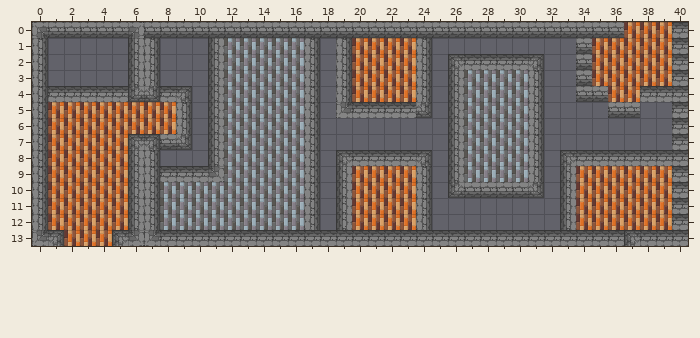
Tiled map: assets/data/arena_2.tmx. The first picture shows the starting point.
Cells are 16x16 px. Shown: x 0..40, y 0..13.
New version:
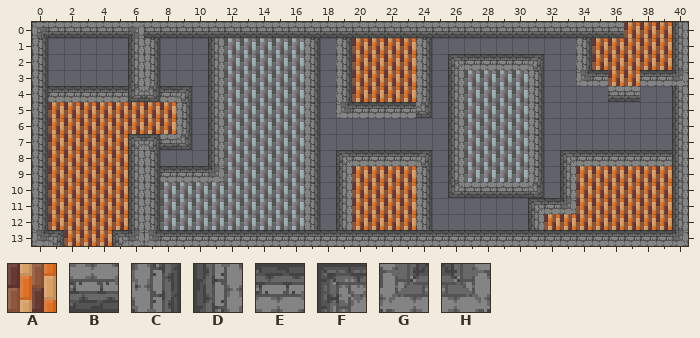
Key: from "tileset.png": A 4, B 32, C 33, D 34, E 35, F 38, G 68, H 69.
_ is an empty cell.
Diff:
Layer "base":
Tile A now appears in row 12 at x 32 to 33.
The author changed tile B to tile C in rows 1 to 2 at x 34.
The author changed tile E to tile D in rows 0 to 2 at x 40; in rows 4 to 12 at x 40.
The author changed tile A to tile E in row 3 at x 35 and 38 to 39.
The author changed tile B to tile G in row 3 at x 34.
The author changed tile E to tile H in row 3 at x 40; in row 13 at x 40.
The author cleared tile A in row 4 at x 36 to 37.
The author cleared tile B in row 4 at x 34 to 35.
The author cleared tile E in row 4 at x 38 to 39.
Layer "mid":
Tile B now appears in row 4 at x 36 to 37.
Tile D now appears in row 12 at x 31.
Tile E now appears in row 11 at x 32.
Tile F now appears in row 11 at x 31.
The author changed tile D to tile H in row 11 at x 33.
The author cleared tile B in row 5 at x 36 to 37.
The author cleared tile D in row 12 at x 33.
The author cleared tile F in row 13 at x 37.
Boxes around the changes in both pictures, in picture pixels (x1, y1, x2, y2):
changed: (576, 22, 688, 246)
changed: (528, 198, 576, 230)
